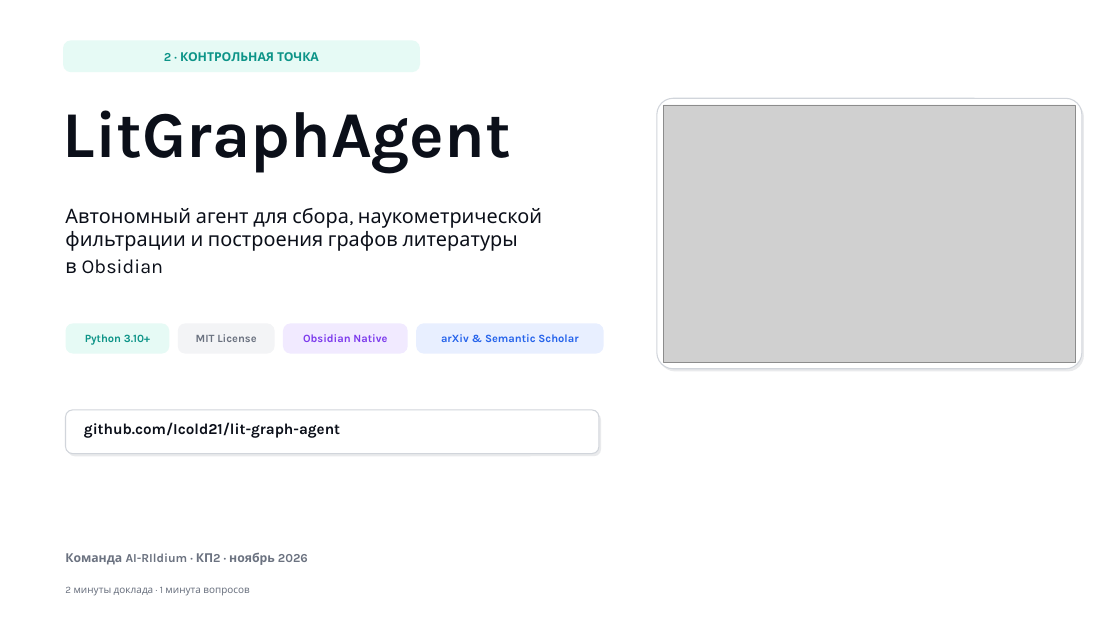
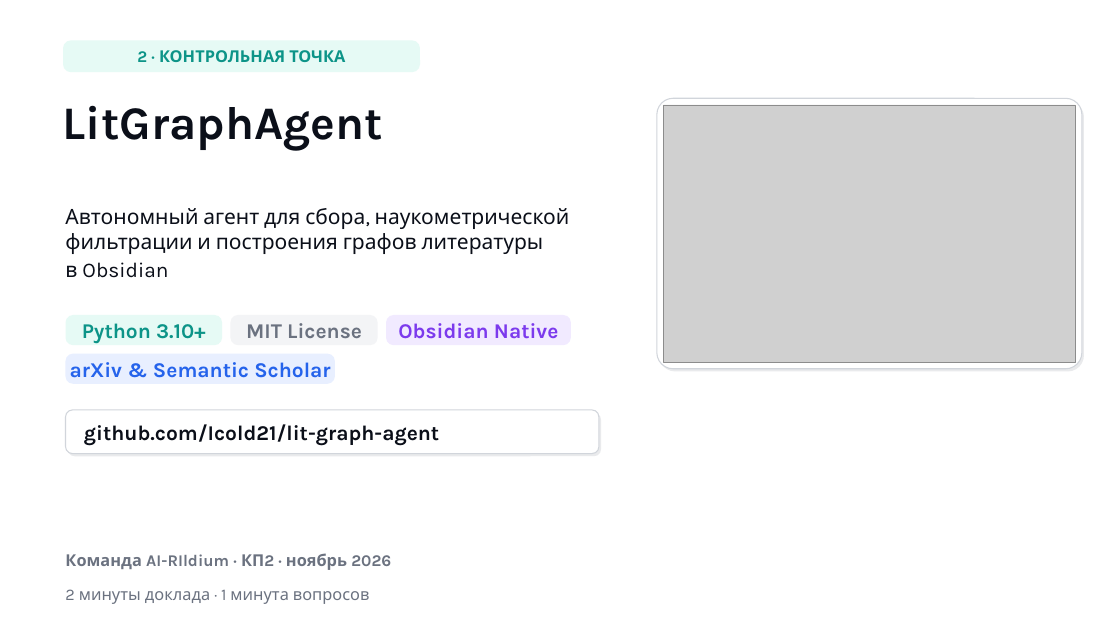
Before and after one commit to Icold21/lit-graph-agent, a slide deck: slide 1 of docs/kp2/kp2_presentation_kp1_style.pptx. Drawn at 1120x630 pixels with LibreOffice and Linux fonts; fonts in the diff are those of the drawing; grey boxes stand for pictures; background and template pictures are left out. Boxes give left, top, right and bottom in pixels: in the first picture for what was removed or moved away, otherwise in the second. Text is boxed around its words. In the diff, an @@ line names an element or a change of style, - is before the commit and + after.

```diff
--- a/docs/kp2/kp2_presentation_kp1_style.pptx
+++ b/docs/kp2/kp2_presentation_kp1_style.pptx
@@ rounded rectangle "2 · КОНТРОЛЬНАЯ ТОЧКА" at bbox=[63, 40, 420, 72]: size 10.5 to 14 pt @@
@@ text "LitGraphAgent" at bbox=[63, 105, 383, 150]: size 56 to 40 pt @@
@@ text "Автономный агент для сбора, наукометрической ..." at bbox=[65, 208, 570, 278]: size 17 to 18 pt @@
@@ rounded rectangle "Python 3.10+": place and size @@
-rounded rectangle "Python 3.10+" at bbox=[66, 323, 170, 354]
+rounded rectangle "Python 3.10+" at bbox=[66, 315, 222, 345]
@@ rounded rectangle "MIT License": place and size @@
-rounded rectangle "MIT License" at bbox=[178, 323, 275, 354]
+rounded rectangle "MIT License" at bbox=[230, 315, 377, 345]
@@ rounded rectangle "Obsidian Native": place and size @@
-rounded rectangle "Obsidian Native" at bbox=[283, 323, 408, 354]
+rounded rectangle "Obsidian Native" at bbox=[386, 315, 571, 345]
@@ size 9.5 to 18 pt in 4 elements at bbox=[66, 315, 222, 345], bbox=[230, 315, 377, 345], bbox=[386, 315, 571, 345], bbox=[66, 354, 335, 384] @@
@@ rounded rectangle "arXiv & Semantic Scholar": place and size @@
-rounded rectangle "arXiv & Semantic Scholar" at bbox=[416, 323, 603, 354]
+rounded rectangle "arXiv & Semantic Scholar" at bbox=[66, 354, 335, 384]
@@ text "github.com/Icold21/lit-graph-agent" at bbox=[84, 424, 439, 445]: size 13 to 18 pt @@
@@ text "Команда AI-RIldium · КП2 · ..." at bbox=[65, 553, 391, 570]: size 10.5 to 14 pt @@
@@ text "2 минуты доклада · 1 ..." at bbox=[65, 589, 370, 604]: size 8.5 to 14 pt @@
```
Also in this commit, not shown: 7 other slides changed, 2 other files.
